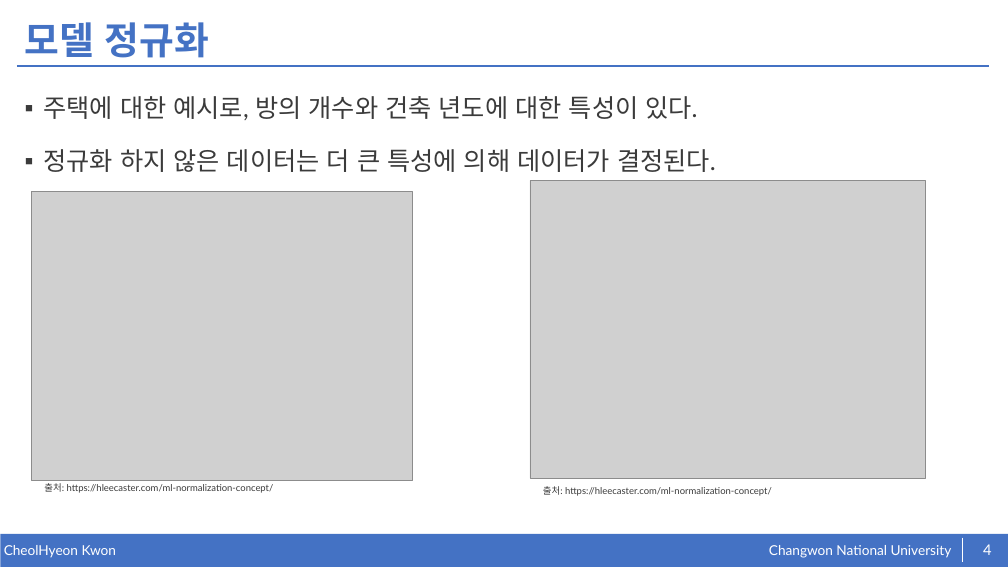
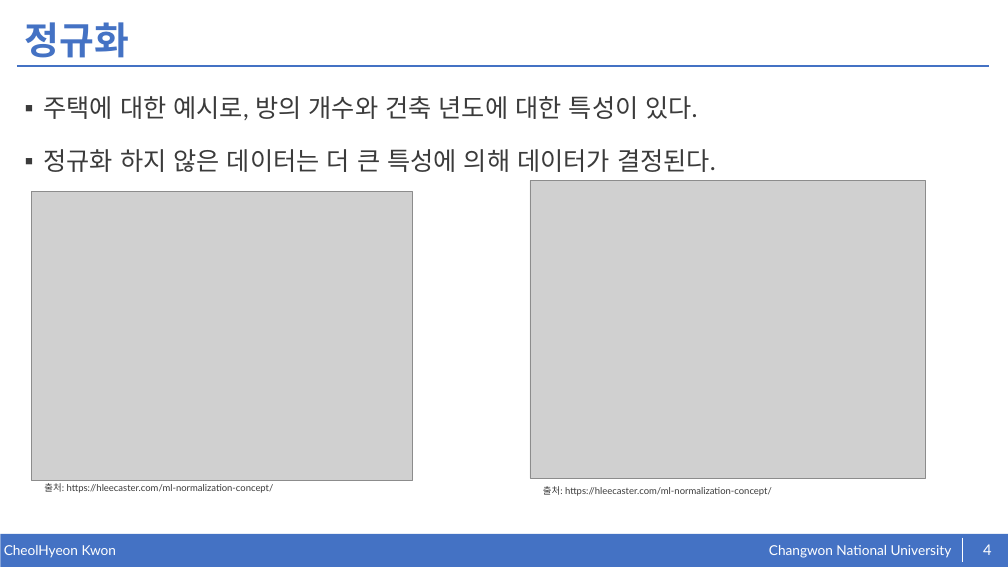
Before and after one commit to kkcchh9999/Studied_in_NOSLab, a slide deck: slide 4 of presentation/Machine_Learning.pptx. Drawn at 1008x567 pixels with LibreOffice and Linux fonts; fonts in the diff are those of the drawing; grey boxes stand for pictures. Boxes give left, top, right and bottom in pixels: in the first picture for what was removed or moved away, otherwise in the second. Text is boxed around its words. In the diff, an @@ line names an element or a change of style, - is before the commit and + after.

```diff
--- a/presentation/Machine_Learning.pptx
+++ b/presentation/Machine_Learning.pptx
@@ title at (25,22,129,58): text changed @@
-모델 정규화
+정규화
```
Also in this commit, not shown: 6 other slides changed.
